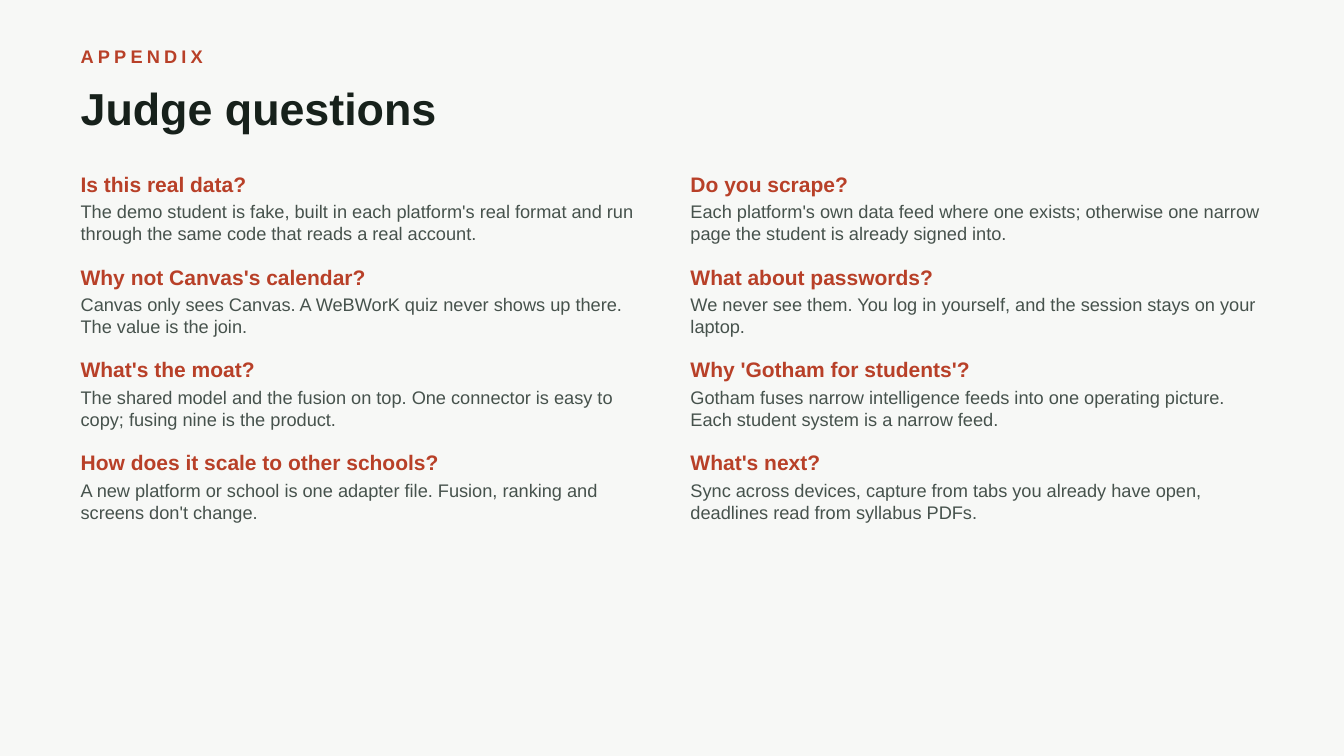
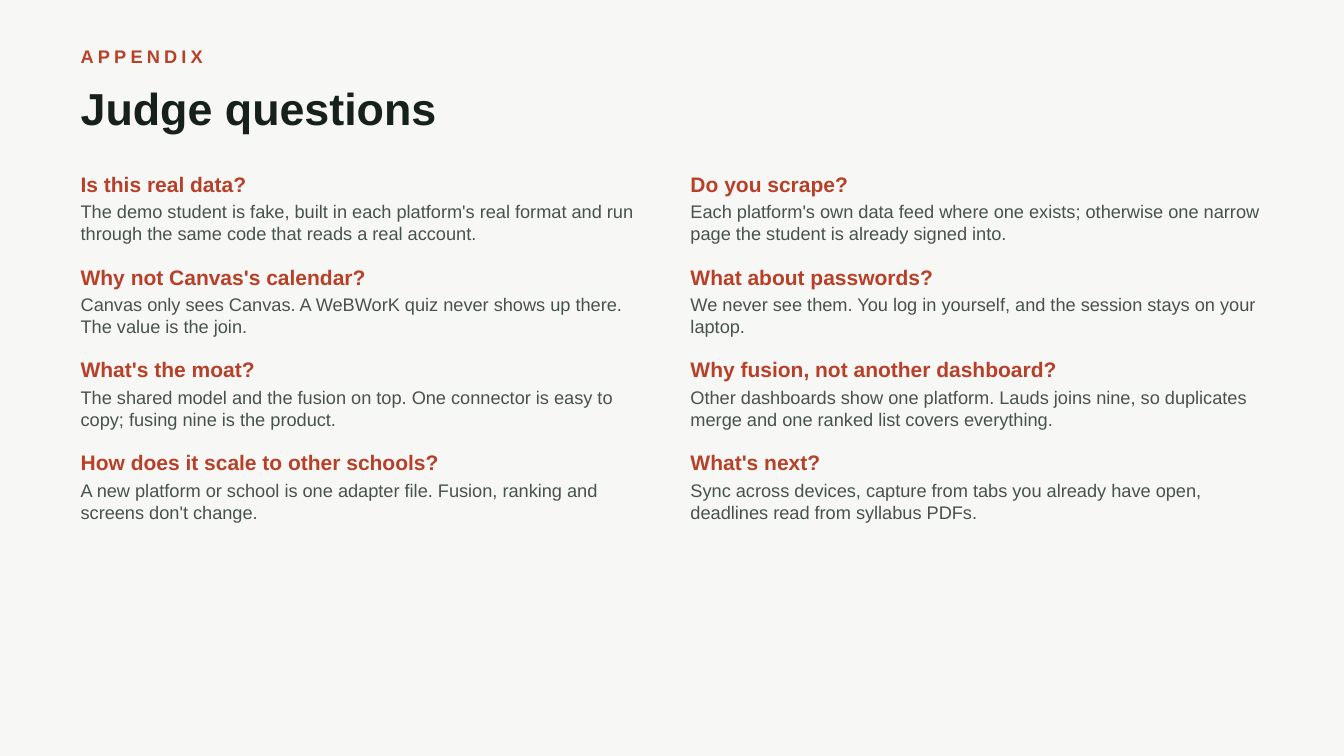
Before and after one commit to terraceonhigh/helloHacks26, a slide deck: slide 15 of docs/pitch/keynote/Lauds-keynote.pptx. Drawn at 1344x756 pixels with LibreOffice and Linux fonts; fonts in the diff are those of the drawing. Boxes give left, top, right and bottom in pixels: in the first picture for what was removed or moved away, otherwise in the second. Text is boxed around its words. In the diff, an @@ line names an element or a change of style, - is before the commit and + after.

```diff
--- a/docs/pitch/keynote/Lauds-keynote.pptx
+++ b/docs/pitch/keynote/Lauds-keynote.pptx
@@ text at (690, 361, 1247, 430): text changed @@
-Why 'Gotham for students'?
-Gotham fuses narrow intelligence feeds into one operating picture. Each student system is a narrow feed.
+Why fusion, not another dashboard?
+Other dashboards show one platform. Lauds joins nine, so duplicates merge and one ranked list covers everything.
```
Also in this commit, not shown: 5 other slides changed, 6 other files.
